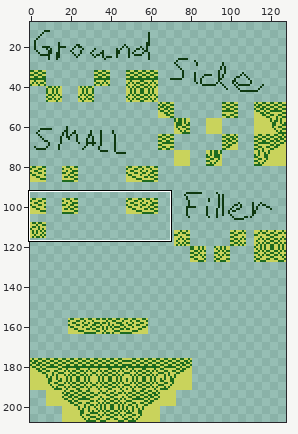
Pixel-art file, stored at tilemap.aseprite. Above: a wide view before the commit, with the close-up outlined.
Close-up. Before the commit:
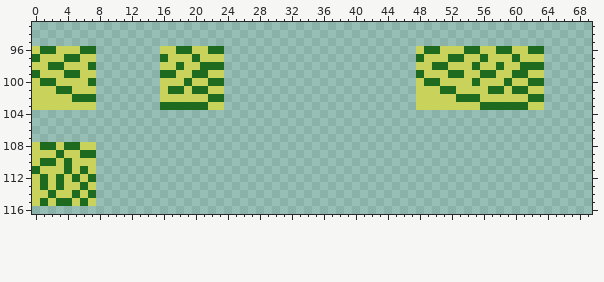
128x208 pixels, 1 frame. Shown: x 0..69, y 93..116. The wide view leaves out empty margins. The commit also changed other parts of the picture, which this record leaves out.
Once edited:
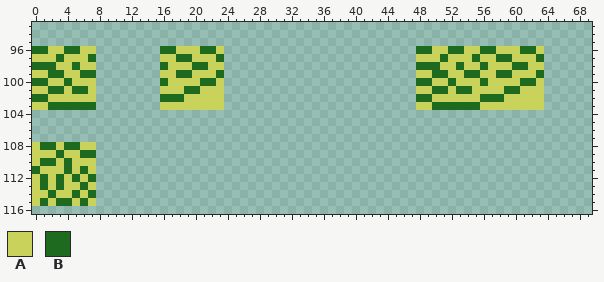
Palette (. is transparent): A #c9d35c  B #1e6b1f
Diff:
Colour B becomes colour A in row 96 at x 2, 6 to 7, 18 to 19, 23, 50, 54 to 55, 58 to 59 and 63; in row 97 at x 0, 4 to 5, 16, 20, 48, 52 to 53, 56 and 60; in row 98 at x 3, 7, 18, 22 to 23, 51, 55, 58 and 62 to 63; in row 99 at x 0, 4 to 5, 16 to 17, 20 to 21, 48, 52 to 53, 56 to 57 and 60 to 61; in row 100 at x 2, 7, 19, 23, 50, 55, 59 and 63; in row 101 at x 4, 17 to 18, 21, 52, 57 to 58 and 61.
Colour B becomes colour A in row 102 at x 5 to 7, 22 to 23, 53 to 55 and 62 to 63; in row 103 at x 16 to 21 and 56 to 61.
Colour A becomes colour B in row 96 at x 0, 4 to 5, 16 to 17, 21, 48, 52 to 53, 56 to 57 and 61; in row 97 at x 3, 7, 18 to 19, 23, 51, 55, 58 to 59 and 63; in row 98 at x 0 to 1, 5, 16, 20, 48 to 49, 53, 56 and 60; in row 99 at x 2 to 3, 6 to 7, 18 to 19, 23, 50 to 51, 54 to 55, 58 to 59 and 63; in row 100 at x 0, 4, 16, 21, 48, 52, 56 and 61; in row 101 at x 2, 5 to 6, 19, 50, 53 to 54 and 59.
Colour A becomes colour B in row 102 at x 0 to 1, 16 to 18, 48 to 49 and 56 to 58; in row 103 at x 2 to 7 and 50 to 55.
